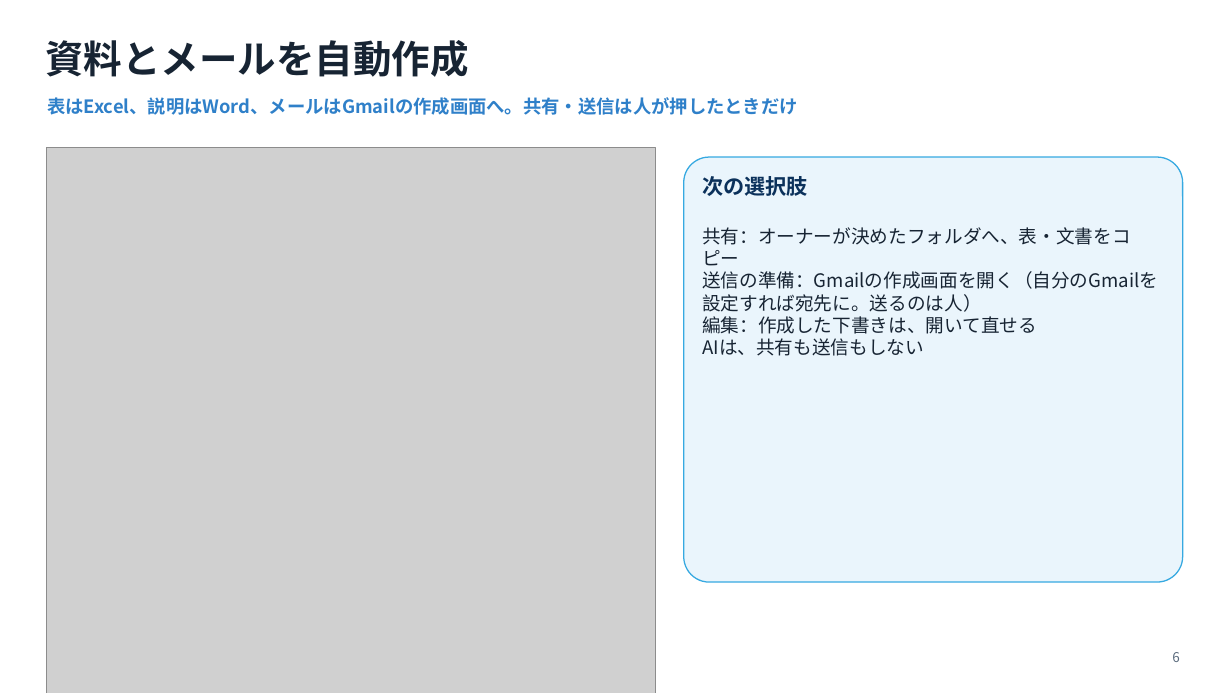
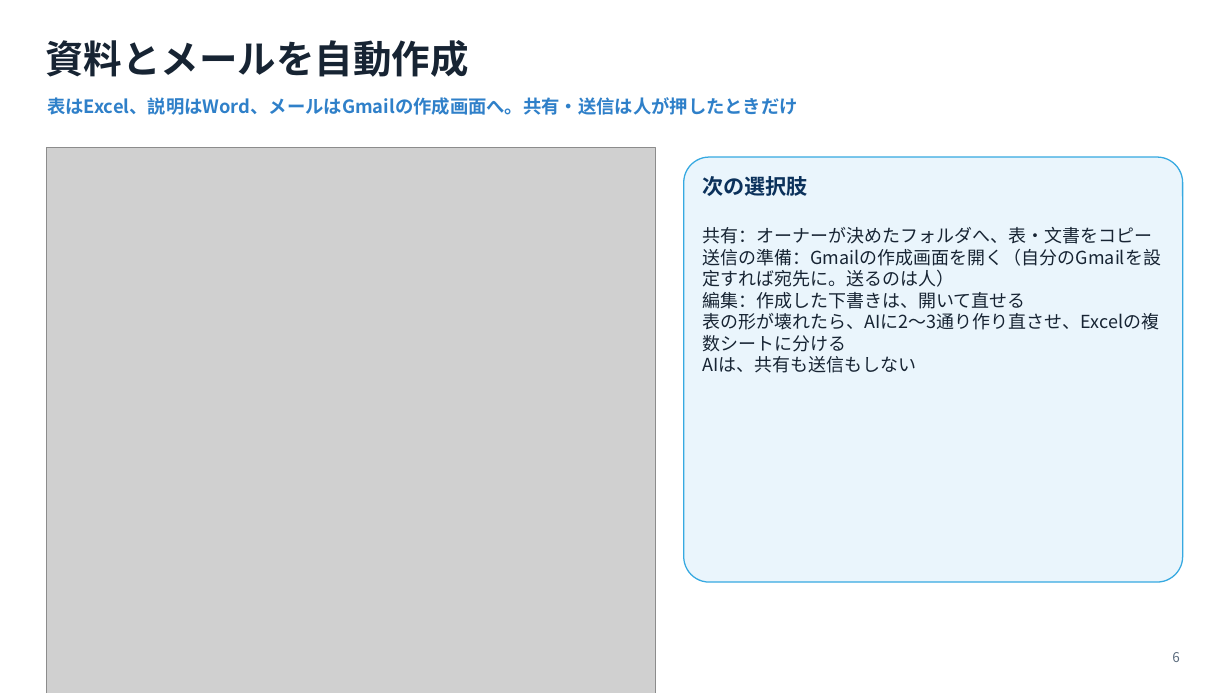
Before and after one commit to 009-next/Connect-Force, a slide deck: slide 6 of hackathon_materials/slides/Connect-Force_submission.pptx. Drawn at 1232x693 pixels with LibreOffice and Linux fonts; fonts in the diff are those of the drawing; grey boxes stand for pictures. Boxes give left, top, right and bottom in pixels: in the first picture for what was removed or moved away, otherwise in the second. Text is boxed around its words. In the diff, an @@ line names an element or a change of style, - is before the commit and + after.

```diff
--- a/hackathon_materials/slides/Connect-Force_submission.pptx
+++ b/hackathon_materials/slides/Connect-Force_submission.pptx
@@ text at box(702, 227, 1161, 373): size 14.5 to 14 pt in "共有：オーナーが決めたフォルダへ、表・文書をコピー", "送信の準備：Gmailの作成画面を開く（自分のGmailを設定すれば宛先に。送るのは人）", "編集：作成した下書きは、開いて直せる", "AIは、共有も送信もしない" @@
@@ text at box(702, 313, 1159, 330): paragraph added @@
+表の形が壊れたら、AIに2〜3通り作り直させ、Excelの複数シートに分ける
```
Also in this commit, not shown: 3 other slides changed, 8 other files.
